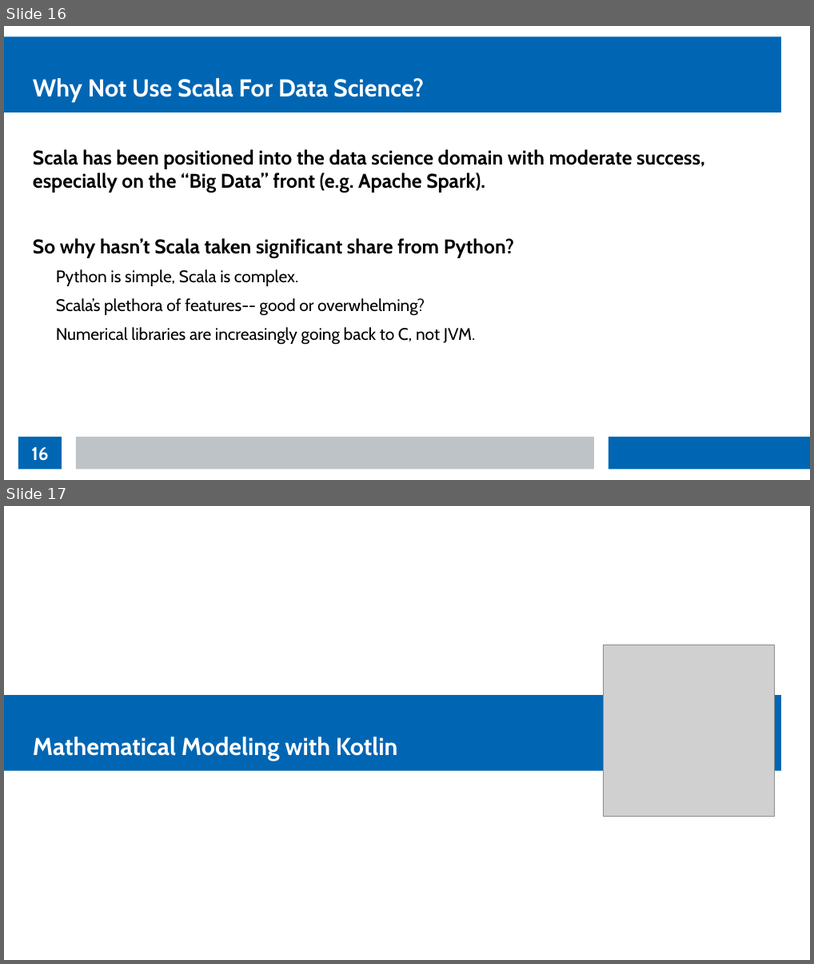
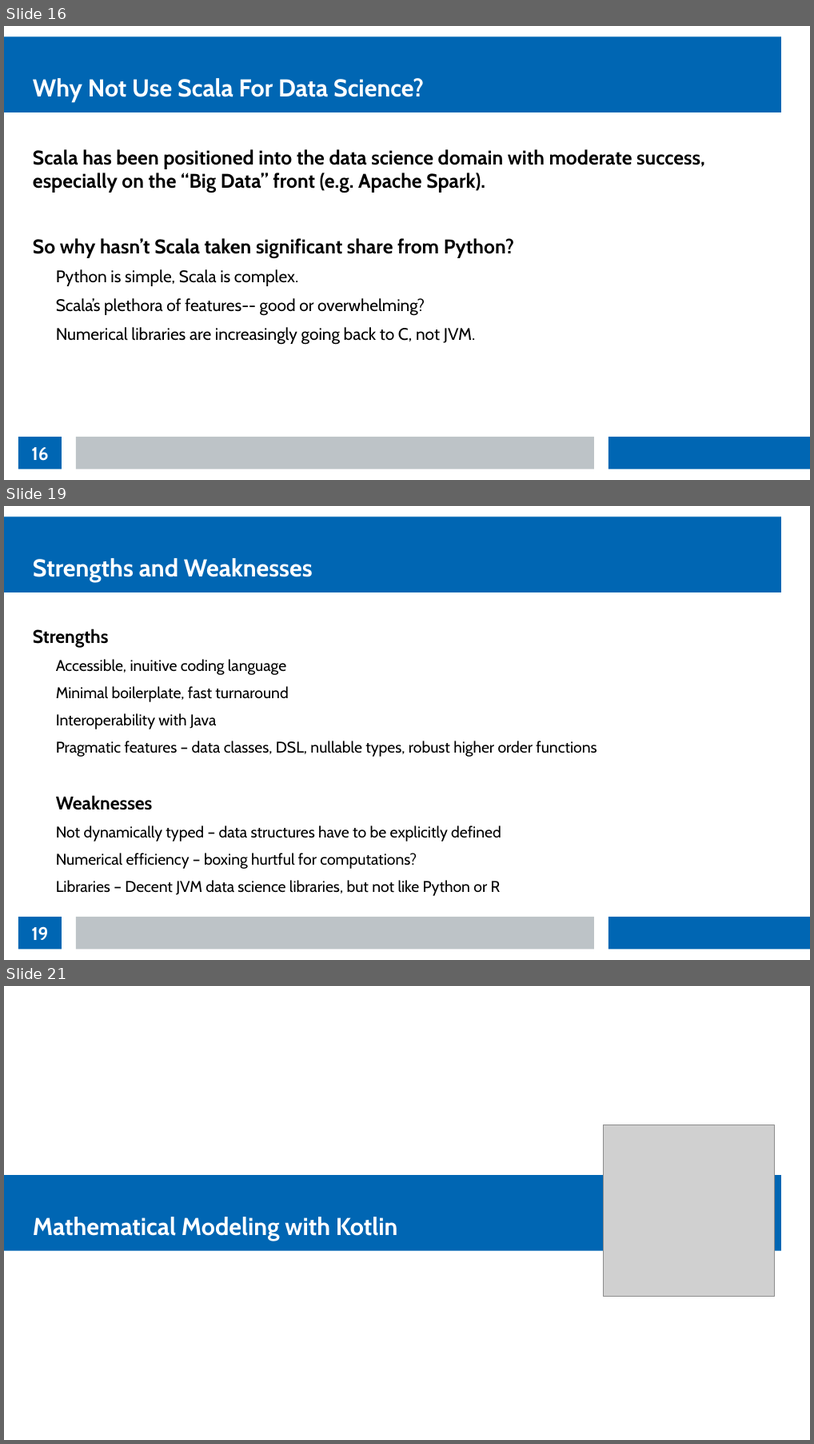
Before and after one commit to thomasnield/kotlin_data_science_talk_ChicagoJUG, a slide deck: kotlin_data_science_talk_chijug_slides.odp. Shown one above the other, each under a label of ours: slides 16 and 17 before the commit, slides 16, 19 and 21 after it; the slides between them are not shown. The pictures are 814x964 and 814x1444 pixels, drawn with LibreOffice and Linux fonts; fonts in the diff are those of the drawing; grey boxes stand for pictures. Boxes give left, top, right and bottom in pixels: in the first picture for what was removed or moved away, otherwise in the second. Text is boxed around its words. In the diff, an @@ line names an element or a change of style, - is before the commit and + after.

```diff
--- a/kotlin_data_science_talk_chijug_slides.odp
+++ b/kotlin_data_science_talk_chijug_slides.odp
@@ slide 19 added at <box>4,506,810,960</box>, background #FFFFFF; not listed: 3 template elements that a slide beside it also shows @@
@@ title added at <box>33,558,313,582</box>, 24 pt, text #FFFFFF, bold @@
+Strengths and Weaknesses
@@ text added at <box>33,628,597,896</box>, 15.3 pt, text #000000 @@
+Strengths
+  Accessible, inuitive coding language
+  Minimal boilerplate, fast turnaround
+  Interoperability with Java
+  Pragmatic features – data classes, DSL, nullable types, robust higher order functions
+Weaknesses
+  Not dynamically typed – data structures have to be explicitly defined
+  Numerical efficiency – boxing hurtful for computations?
+  Libraries – Decent JVM data science libraries, but not like Python or R
@@ page number added at <box>18,916,62,948</box>, fill #0066B3, 18 pt, text #FFFFFF, bold @@
+19
@@ what was slide 17 is now slide 21 @@
```
Also in this commit, not shown: 3 other slides added.
